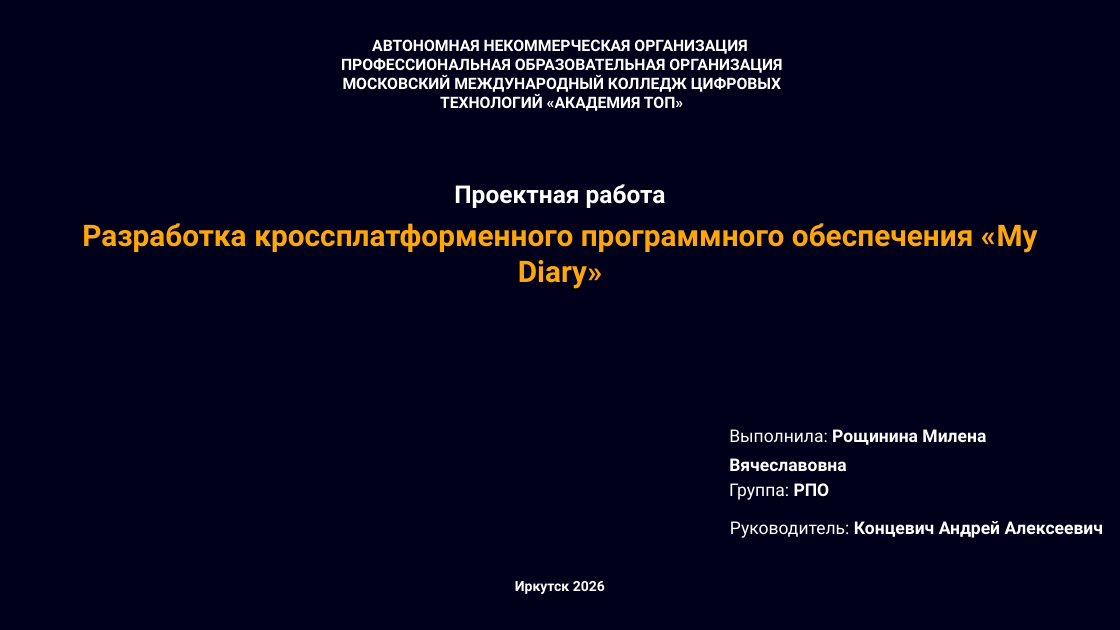
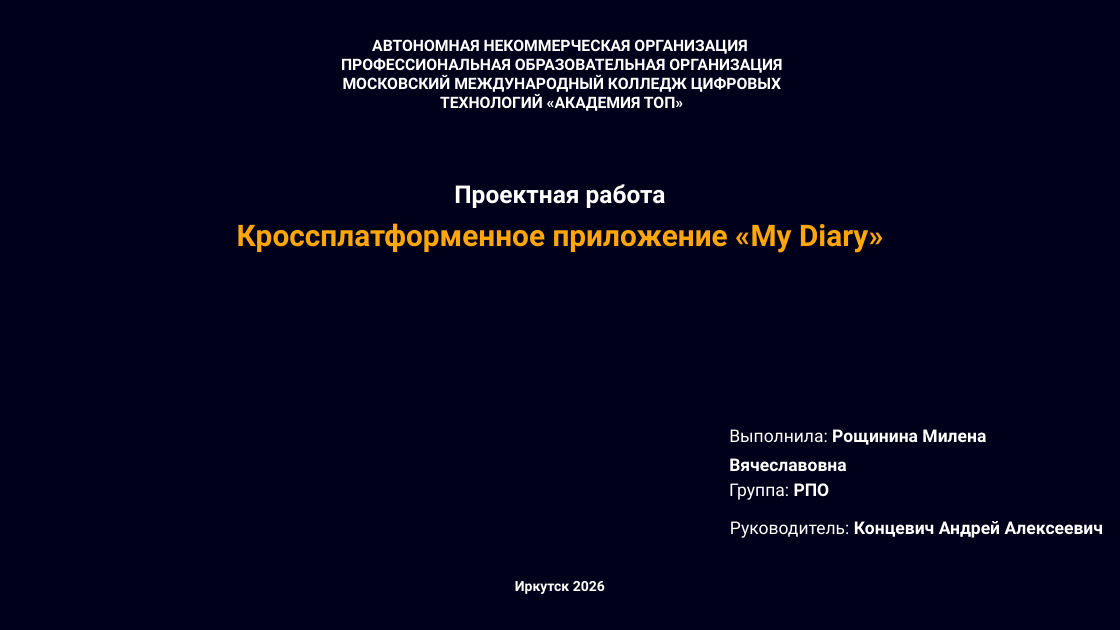
Before and after one commit to serusew/diary, a slide deck: slide 1 of документация/Презентация My Diary (не доделана).pptx. Drawn at 1120x630 pixels with LibreOffice and Linux fonts; fonts in the diff are those of the drawing. Boxes give left, top, right and bottom in pixels: in the first picture for what was removed or moved away, otherwise in the second. Text is boxed around its words. In the diff, an @@ line names an element or a change of style, - is before the commit and + after.

Commit message:
c.t.p. 2

```diff
--- a/документация/Презентация My Diary (не доделана).pptx
+++ b/документация/Презентация My Diary (не доделана).pptx
@@ text at <box>237,223,883,253</box>: text changed @@
-Разработка кроссплатформенного программного обеспечения «My Diary»
+Кроссплатформенное приложение «My Diary»
```
Also in this commit, not shown: 4 other slides changed, 2 slides added.
